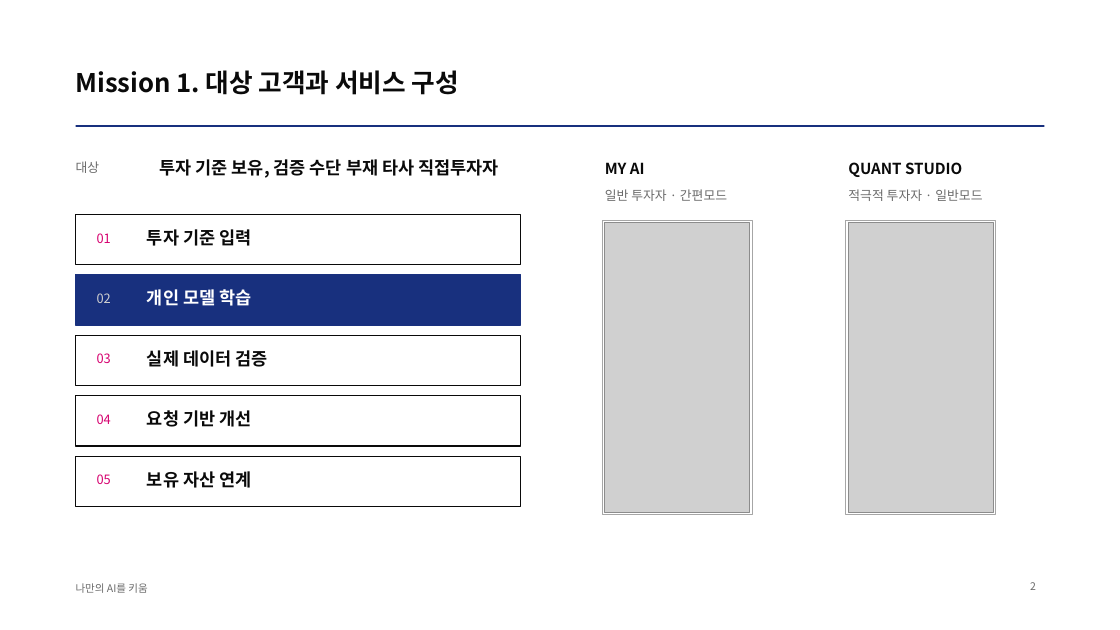
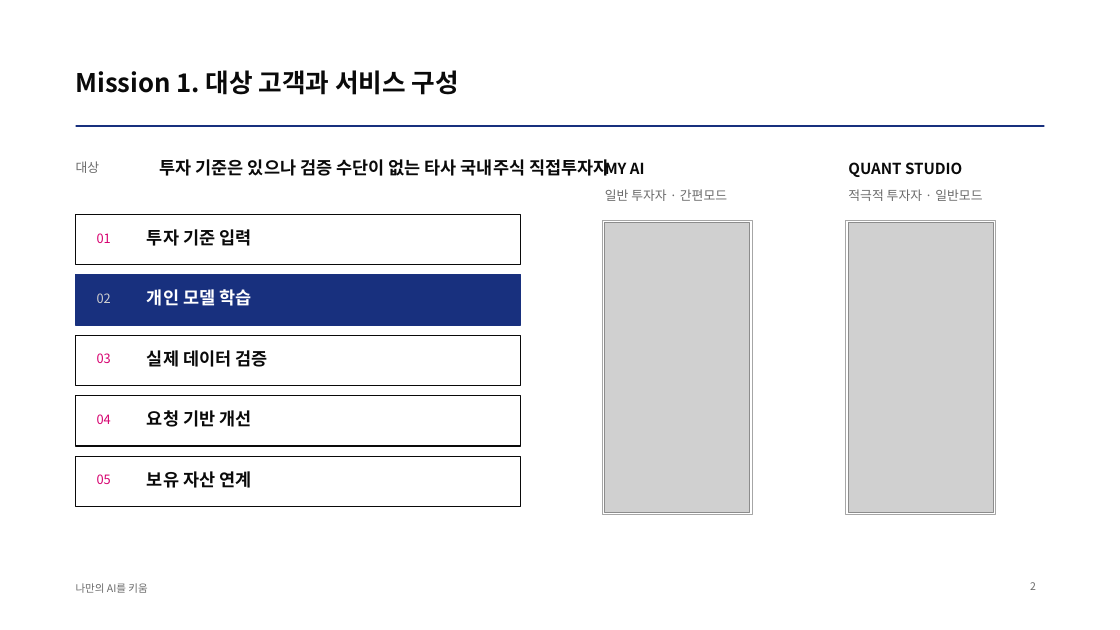
Before and after one commit to kjhoeakjy/why-kw, a slide deck: slide 2 of docs/deck/WhyKiwoom_AI_FACTORY.pptx. Drawn at 1120x630 pixels with LibreOffice and Linux fonts; fonts in the diff are those of the drawing; grey boxes stand for pictures. Boxes give left, top, right and bottom in pixels: in the first picture for what was removed or moved away, otherwise in the second. Text is boxed around its words. In the diff, an @@ line names an element or a change of style, - is before the commit and + after.

```diff
--- a/docs/deck/WhyKiwoom_AI_FACTORY.pptx
+++ b/docs/deck/WhyKiwoom_AI_FACTORY.pptx
@@ text at (160, 159, 609, 176): text changed @@
-투자 기준 보유, 검증 수단 부재 타사 직접투자자
+투자 기준은 있으나 검증 수단이 없는 타사 국내주식 직접투자자
```
Also in this commit, not shown: 2 other slides changed, 6 other files.
